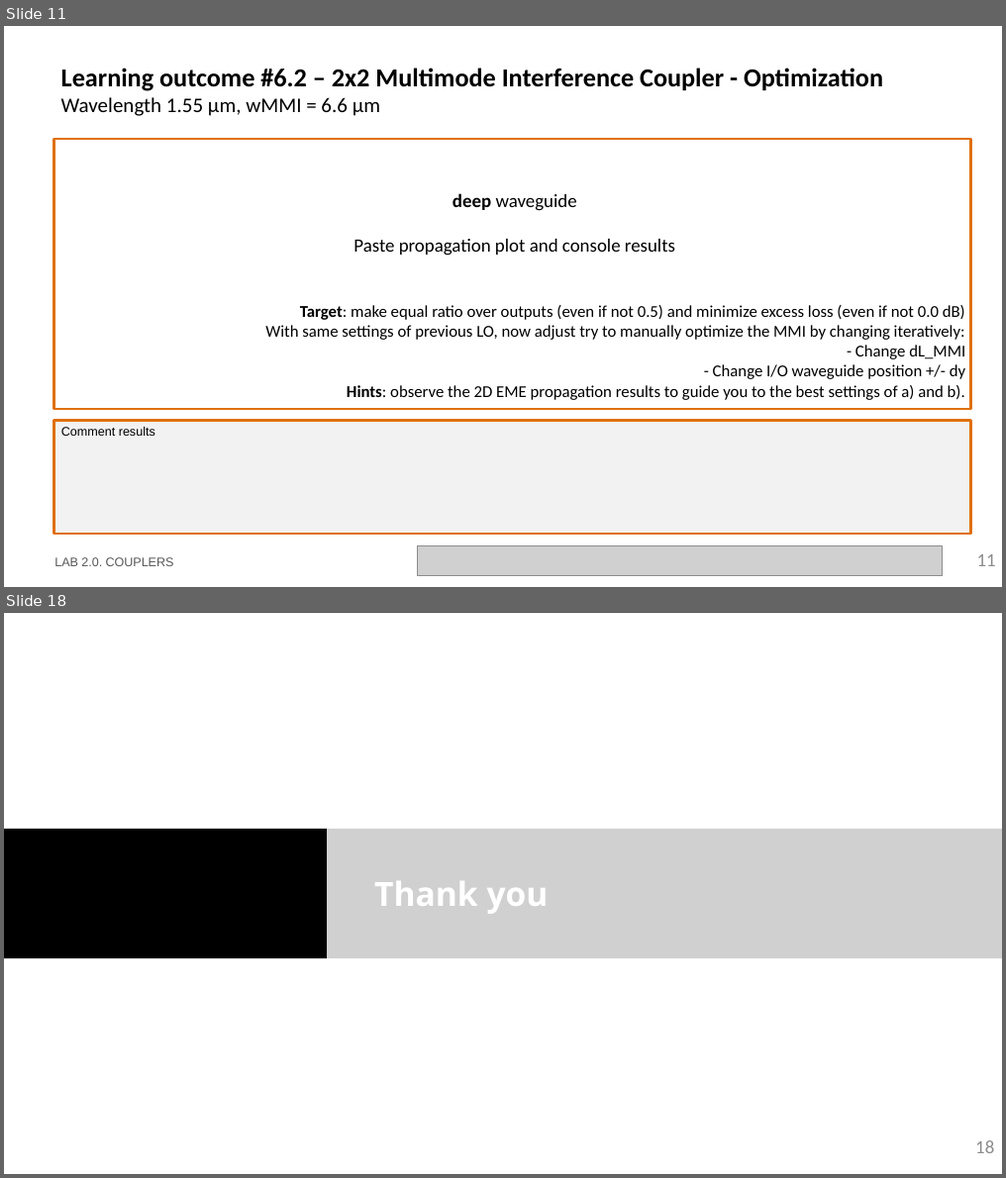
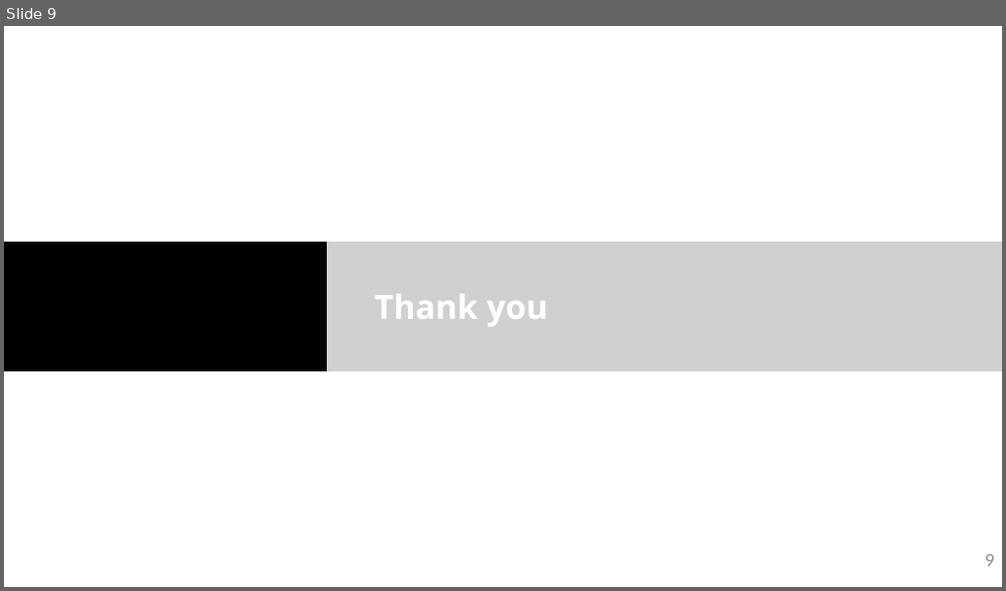
Before and after one commit to cccanvas-upv/ipsp-lab2, a slide deck: LabBook_20.pptx. Shown one above the other, each under a label of ours: slides 11 and 18 before the commit, slide 9 after it; the slides between them are not shown. The pictures are 1006x1178 and 1006x591 pixels, drawn with LibreOffice and Linux fonts; fonts in the diff are those of the drawing; grey boxes stand for pictures; background and template pictures are left out. Boxes give left, top, right and bottom in pixels: in the first picture for what was removed or moved away, otherwise in the second. Text is boxed around its words. In the diff, an @@ line names an element or a change of style, - is before the commit and + after.

```diff
--- a/LabBook_20.pptx
+++ b/LabBook_20.pptx
@@ slide 11 removed at bbox=[4, 26, 1002, 587], background #FFFFFF @@
@@ title removed at bbox=[61, 68, 883, 116] @@
-Learning outcome #6.2 – 2x2 Multimode Interference Coupler - Optimization
-Wavelength 1.55 µm, wMMI = 6.6 µm
@@ rectangle removed at bbox=[54, 139, 971, 410] @@
@@ text removed at bbox=[265, 193, 965, 400] @@
-deep waveguide
-Paste propagation plot and console results
-Target: make equal ratio over outputs (even if not 0.5) and minimize excess loss (even if not 0.0 dB)
-With same settings of previous LO, now adjust try to manually optimize the MMI by changing iteratively:
-- Change dL_MMI
-- Change I/O waveguide position +/- dy
-Hints: observe the 2D EME propagation results to guide you to the best settings of a) and b).
@@ rectangle removed at bbox=[54, 421, 971, 534] @@
-Comment results
@@ text removed at bbox=[54, 558, 174, 567] @@
-LAB 2.0. COUPLERS
@@ picture removed at bbox=[417, 547, 943, 576] @@
@@ page number removed at bbox=[977, 555, 996, 567] @@
-11
@@ what was slide 18 is now slide 9 @@
@@ page number at bbox=[985, 555, 995, 567]: text changed @@
-18
+9
```
Also in this commit, not shown: 8 slides changed, 8 other slides removed, 3 other files.
